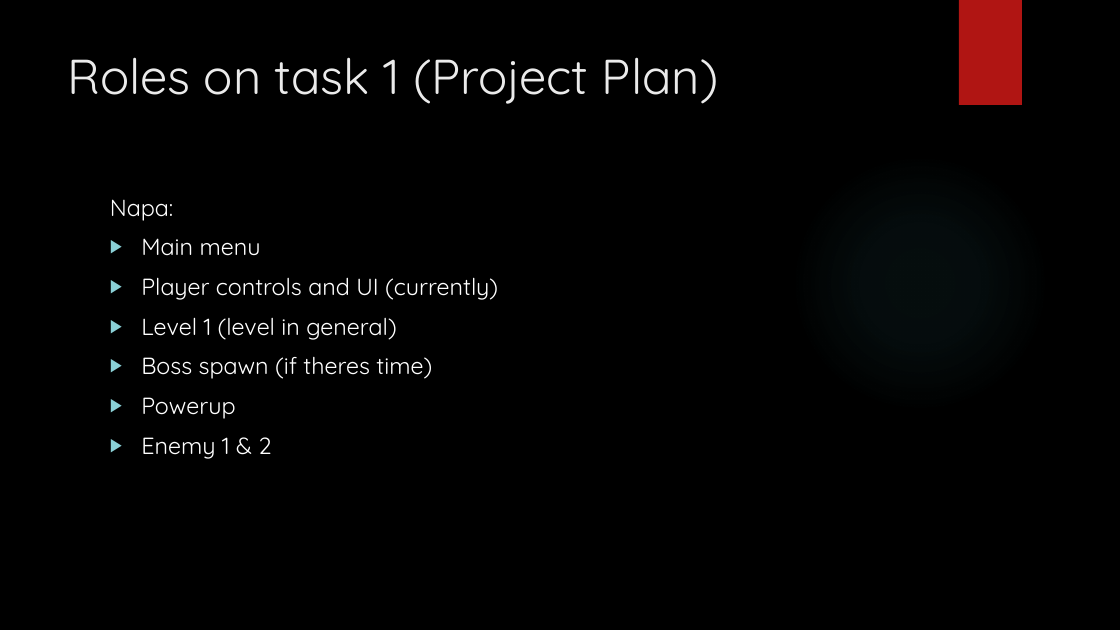
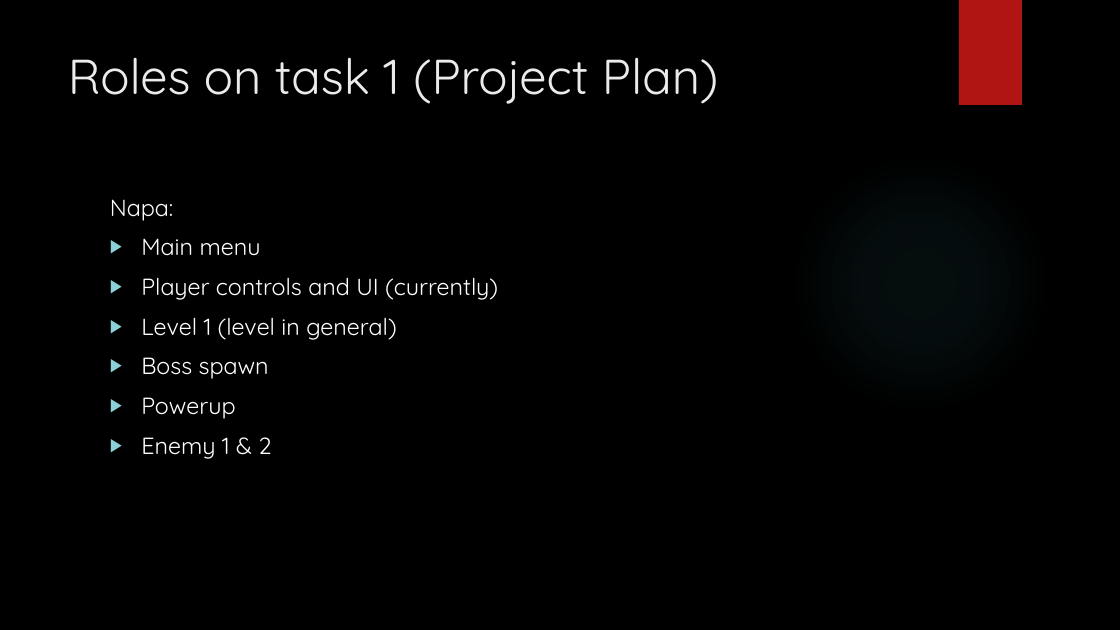
Before and after one commit to JefarAberson19/ET-invasion, a slide deck: slide 4 of Document/02_Napa_13_Aniq_Presentation.pptx. Drawn at 1120x630 pixels with LibreOffice and Linux fonts; fonts in the diff are those of the drawing; background and template pictures are left out. Boxes give left, top, right and bottom in pixels: in the first picture for what was removed or moved away, otherwise in the second. Text is boxed around its words. In the diff, an @@ line names an element or a change of style, - is before the commit and + after.

```diff
--- a/Document/02_Napa_13_Aniq_Presentation.pptx
+++ b/Document/02_Napa_13_Aniq_Presentation.pptx
@@ text at (141, 357, 269, 379): text changed @@
-▶ Boss spawn (if theres time)
+▶ Boss spawn
```
